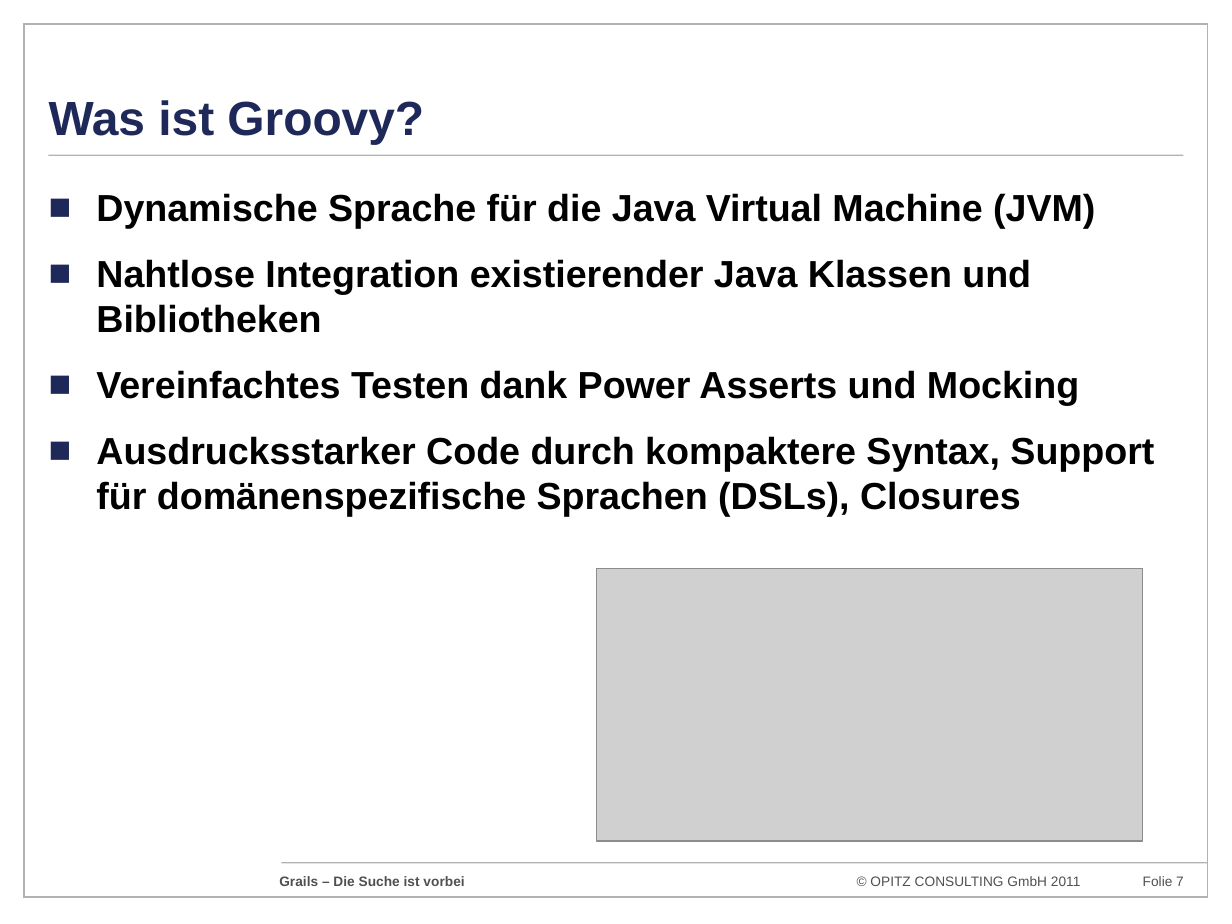
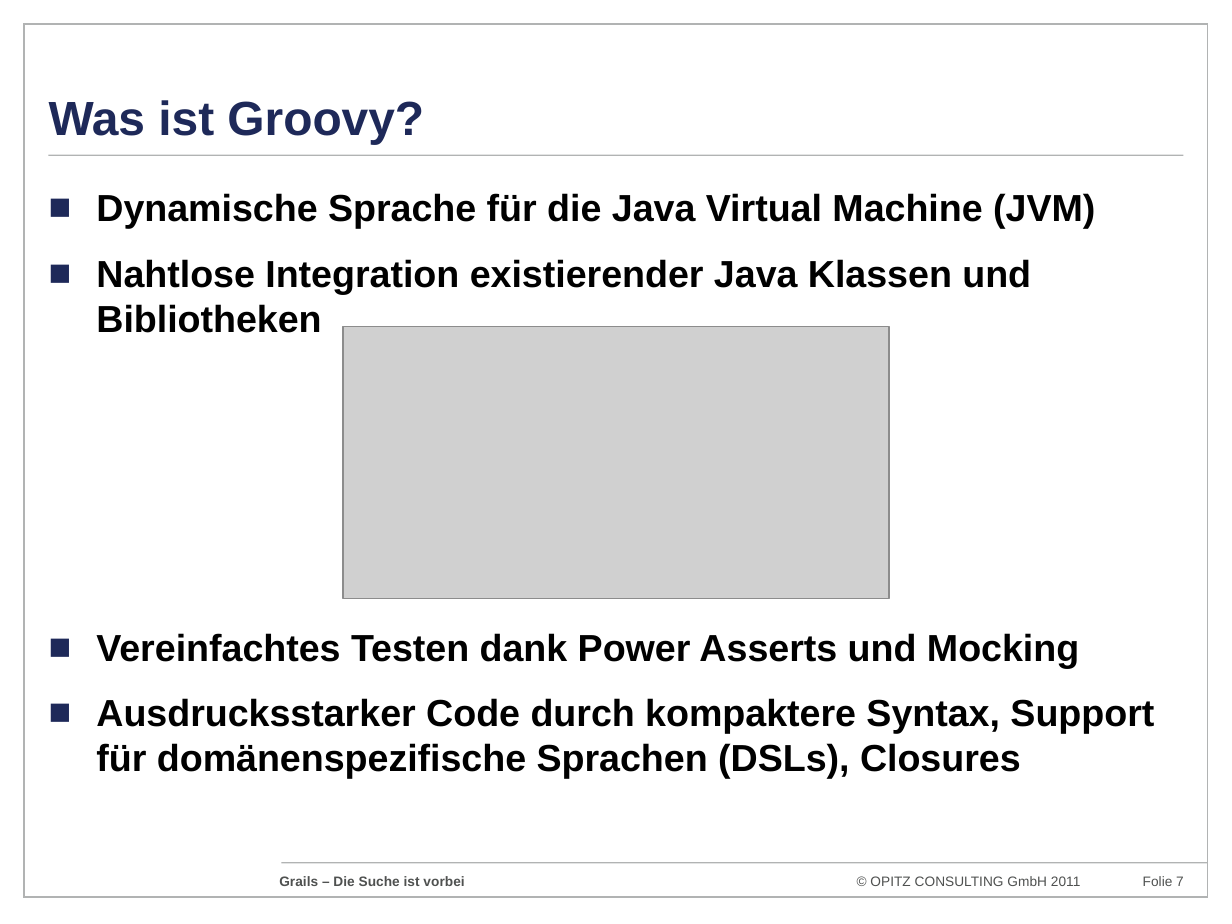
Before and after one commit to codescape/presentations, a slide deck: slide 7 of grails-die-suche-ist-vorbei/grails-doagkonferenz-2011.pptx. Drawn at 1232x924 pixels with LibreOffice and Linux fonts; fonts in the diff are those of the drawing; grey boxes stand for pictures; background and template pictures are left out. Boxes give left, top, right and bottom in pixels: in the first picture for what was removed or moved away, otherwise in the second. Text is boxed around its words. In the diff, an @@ line names an element or a change of style, - is before the commit and + after.

```diff
--- a/grails-die-suche-ist-vorbei/grails-doagkonferenz-2011.pptx
+++ b/grails-die-suche-ist-vorbei/grails-doagkonferenz-2011.pptx
@@ text "Dynamische Sprache für die Java ..." rewrapped from [96, 193, 1154, 516] to [96, 193, 1154, 779] @@
@@ picture: place and size @@
-picture at [596, 569, 1142, 841]
+picture at [342, 326, 888, 599]
```
Also in this commit, not shown: 12 other slides changed.
